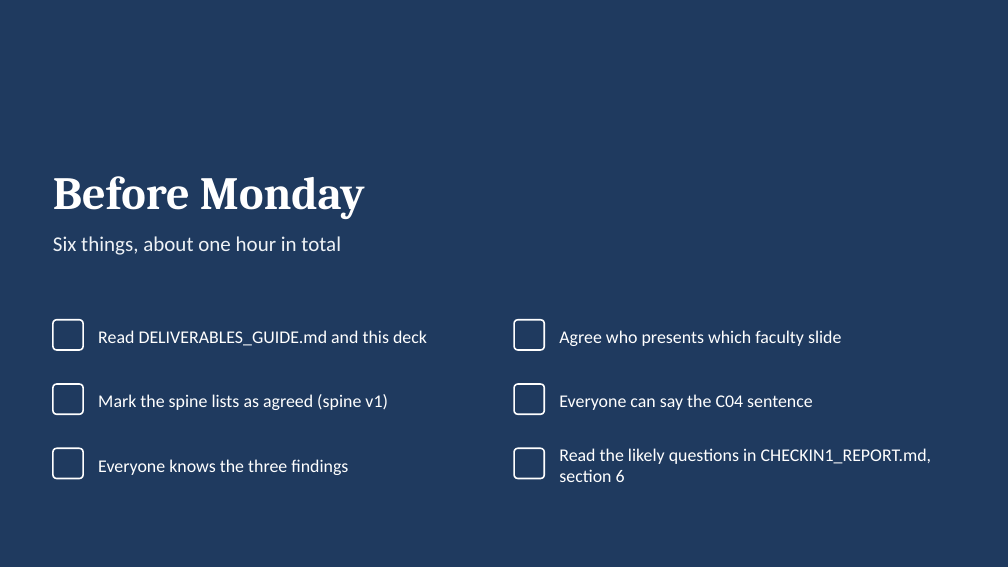
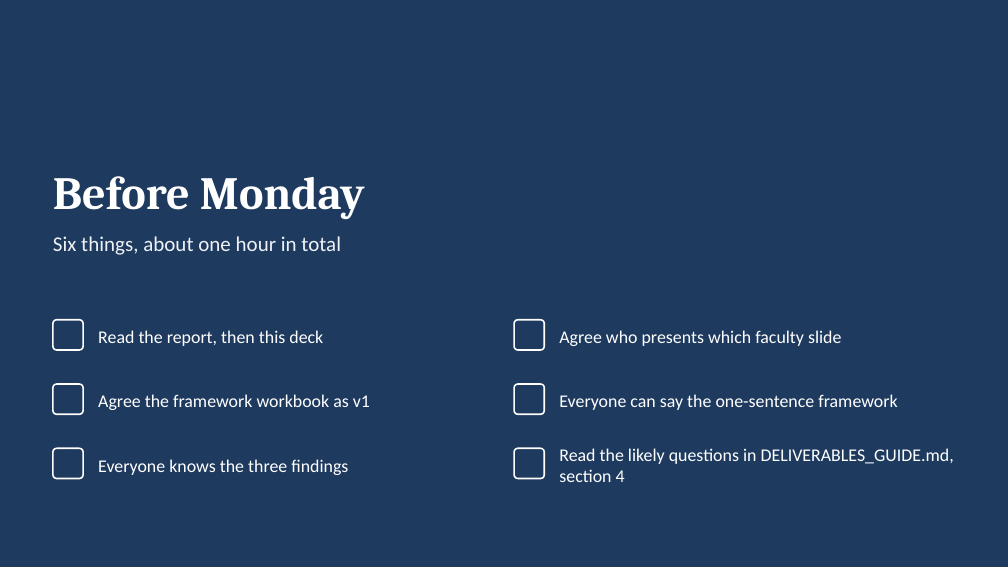
Before and after one commit to KevinRusu/BC-State-Street-Case-Competition, a slide deck: slide 25 of docs/Explainer_Deck.pptx. Drawn at 1008x567 pixels with LibreOffice and Linux fonts; fonts in the diff are those of the drawing. Boxes give left, top, right and bottom in pixels: in the first picture for what was removed or moved away, otherwise in the second. Text is boxed around its words. In the diff, an @@ line names an element or a change of style, - is before the commit and + after.

```diff
--- a/docs/Explainer_Deck.pptx
+++ b/docs/Explainer_Deck.pptx
@@ text at bbox=[98, 330, 323, 346]: text changed @@
-Read DELIVERABLES_GUIDE.md and this deck
+Read the report, then this deck
@@ text at bbox=[98, 394, 370, 410]: text changed @@
-Mark the spine lists as agreed (spine v1)
+Agree the framework workbook as v1
@@ text at bbox=[559, 394, 897, 410]: text changed @@
-Everyone can say the C04 sentence
+Everyone can say the one-sentence framework
@@ text at bbox=[559, 448, 954, 482]: text changed @@
-Read the likely questions in CHECKIN1_REPORT.md, section 6
+Read the likely questions in DELIVERABLES_GUIDE.md, section 4
```
Also in this commit, not shown: 12 other slides changed, 2 slides added, 2 slides removed, 25 other files.
